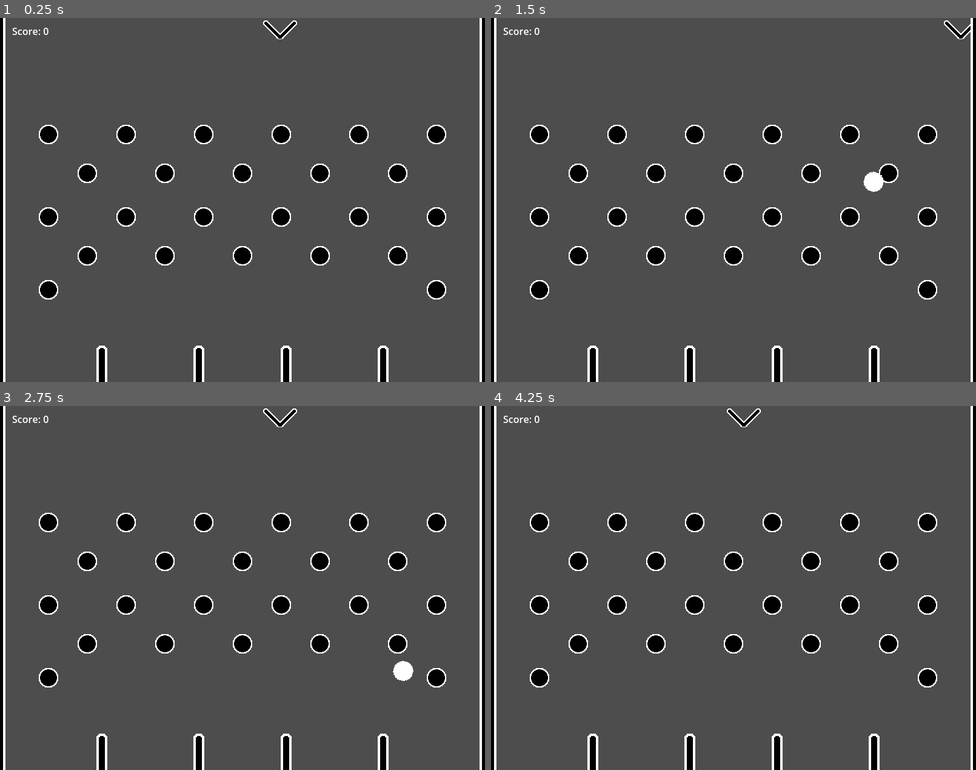
Above: before the commit, frames 1-4 (two rows, left to right).
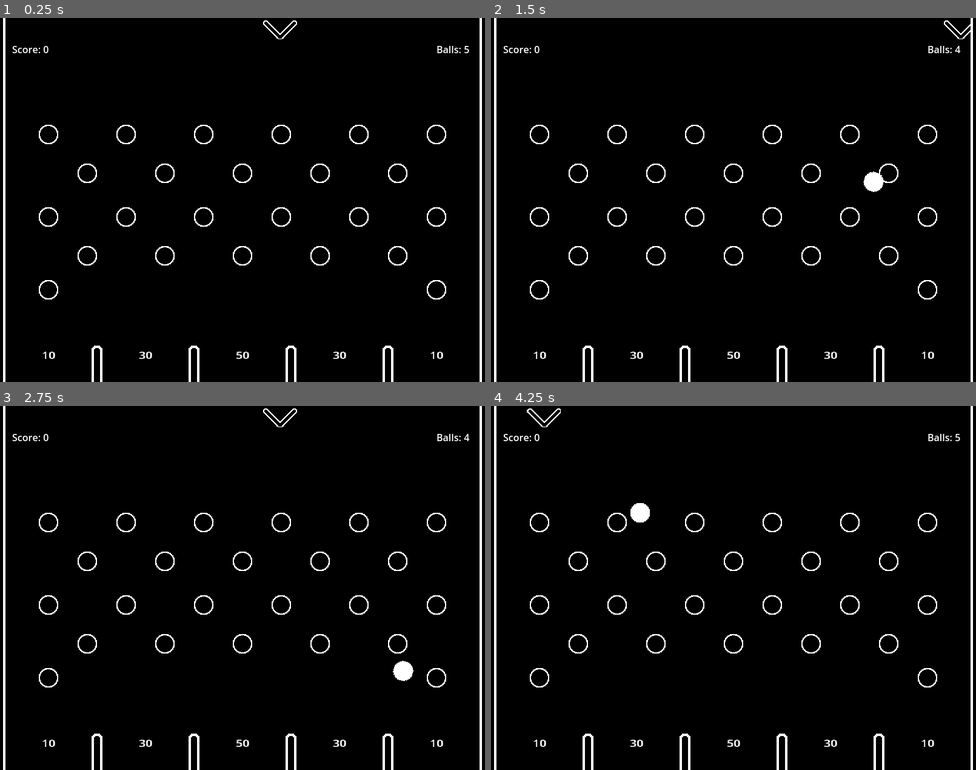
Above: after the commit, the same moments.

Repository: jakoofficial/Pachink
Game: Godot game, scene res://Scenes/board.tscn
The game is run twice, just before and just after one commit, with the same random seed, the same clock (stepped at 60 frames per second) and the same inputs.
Inputs:
- Up to frame 1 (0.25 s): no input
- Up to frame 2 (1.5 s): tap Space (drop_ball) at 0.6, 1.35 s
- Up to frame 3 (2.75 s): tap Space (drop_ball) at 2.1 s
- Up to frame 4 (4.25 s): tap Space (drop_ball) at 2.85, 3.6 s; tap R (restart) at 4.15 s

The runs differ from the first frame. In frame 1, 93% of the frame differs, in the area x 1-99%, y 0-100%; in frame 2, 93%; in frame 3, 93%; in frame 4, 93%.

Commit message:
Made it so the score and the ball counter works as intended, Scoring can now be done by hitting the corosponding area. A simple points text is also being show based on the points given in the area.

Diff:
--- a/Nodes/ball.tscn
+++ b/Nodes/ball.tscn
@@ -9,7 +9,7 @@
 [sub_resource type="CircleShape2D" id="CircleShape2D_na5tg"]
 radius = 16.0
 
-[node name="Ball" type="RigidBody2D"]
+[node name="Ball" type="RigidBody2D" groups=["Ball"]]
 physics_material_override = SubResource("PhysicsMaterial_7jfwp")
 script = ExtResource("1_tibpq")
 
--- a/Nodes/gui.tscn
+++ b/Nodes/gui.tscn
@@ -1,4 +1,6 @@
-[gd_scene format=3 uid="uid://bk86wlashke5x"]
+[gd_scene load_steps=2 format=3 uid="uid://bk86wlashke5x"]
+
+[ext_resource type="Script" path="res://Scripts/gui.gd" id="1_mkaq4"]
 
 [node name="GUI" type="Control"]
 layout_mode = 3
@@ -7,12 +9,26 @@
 anchor_bottom = 1.0
 grow_horizontal = 2
 grow_vertical = 2
+script = ExtResource("1_mkaq4")
 
 [node name="ScoreText" type="Label" parent="."]
 layout_mode = 0
 offset_left = 20.0
-offset_top = 10.0
+offset_top = 40.0
 offset_right = 81.0
-offset_bottom = 33.0
+offset_bottom = 63.0
 text = "Score: 0"
 vertical_alignment = 1
+
+[node name="BallsLeftText" type="Label" parent="."]
+layout_mode = 1
+anchors_preset = 1
+anchor_left = 1.0
+anchor_right = 1.0
+offset_left = -80.0
+offset_top = 40.0
+offset_right = -19.0
+offset_bottom = 63.0
+grow_horizontal = 0
+text = "Balls: 0"
+vertical_alignment = 1
--- a/Nodes/point_area.tscn
+++ b/Nodes/point_area.tscn
@@ -6,9 +6,26 @@
 size = Vector2(128, 20)
 
 [node name="PointArea" type="Area2D"]
+scale = Vector2(1.2, 1)
 script = ExtResource("1_ghksd")
 
 [node name="CollisionShape2D" type="CollisionShape2D" parent="."]
 shape = SubResource("RectangleShape2D_djhc4")
 
+[node name="pointsText" type="Label" parent="."]
+anchors_preset = 7
+anchor_left = 0.5
+anchor_top = 1.0
+anchor_right = 0.5
+anchor_bottom = 1.0
+offset_left = -24.5
+offset_top = -64.0
+offset_right = 24.5
+offset_bottom = -41.0
+grow_horizontal = 2
+grow_vertical = 0
+text = "Points"
+horizontal_alignment = 1
+vertical_alignment = 1
+
 [connection signal="body_entered" from="." to="." method="_on_body_entered"]
--- a/Scenes/board.tscn
+++ b/Scenes/board.tscn
@@ -15,22 +15,23 @@
 [node name="Barriers" type="Node2D" parent="."]
 position = Vector2(0, 40)
 metadata/_edit_group_ = true
+metadata/_edit_lock_ = true
 
 [node name="PointBarrier" parent="Barriers" instance=ExtResource("1_dh0si")]
 position = Vector2(0, 300)
 scale = Vector2(2, 10)
 
 [node name="PointBarrier2" parent="Barriers" instance=ExtResource("1_dh0si")]
-position = Vector2(168, 600)
+position = Vector2(160, 600)
 
 [node name="PointBarrier3" parent="Barriers" instance=ExtResource("1_dh0si")]
-position = Vector2(328, 600)
+position = Vector2(320, 600)
 
 [node name="PointBarrier4" parent="Barriers" instance=ExtResource("1_dh0si")]
-position = Vector2(472, 600)
+position = Vector2(480, 600)
 
 [node name="PointBarrier5" parent="Barriers" instance=ExtResource("1_dh0si")]
-position = Vector2(632, 600)
+position = Vector2(640, 600)
 
 [node name="PointBarrier6" parent="Barriers" instance=ExtResource("1_dh0si")]
 position = Vector2(800, 300)
@@ -39,6 +40,7 @@
 [node name="pins_row1" type="Node2D" parent="."]
 position = Vector2(-48, 0)
 metadata/_edit_group_ = true
+metadata/_edit_lock_ = true
 
 [node name="pin" parent="pins_row1" instance=ExtResource("3_ljybg")]
 position = Vector2(128, 192)
@@ -76,6 +78,7 @@
 [node name="pins_row2" type="Node2D" parent="."]
 position = Vector2(-48, 136)
 metadata/_edit_group_ = true
+metadata/_edit_lock_ = true
 
 [node name="pin" parent="pins_row2" instance=ExtResource("3_ljybg")]
 position = Vector2(128, 192)
@@ -116,12 +119,26 @@
 [node name="pin13" parent="pins_row2" instance=ExtResource("3_ljybg")]
 position = Vector2(768, 312)
 
+[node name="ScoreArea" type="Node2D" parent="."]
+
+[node name="PointArea" parent="ScoreArea" instance=ExtResource("5_plc3f")]
+position = Vector2(80, 608)
+
+[node name="PointArea2" parent="ScoreArea" instance=ExtResource("5_plc3f")]
+position = Vector2(240, 608)
+points = 30
+
+[node name="PointArea3" parent="ScoreArea" instance=ExtResource("5_plc3f")]
+position = Vector2(400, 608)
+points = 50
+
+[node name="PointArea4" parent="ScoreArea" instance=ExtResource("5_plc3f")]
+position = Vector2(560, 608)
+points = 30
+
+[node name="PointArea5" parent="ScoreArea" instance=ExtResource("5_plc3f")]
+position = Vector2(720, 608)
+
 [node name="CanvasLayer" type="CanvasLayer" parent="."]
 
 [node name="GUI" parent="CanvasLayer" instance=ExtResource("4_fyud1")]
-
-[node name="ScoreArea" type="Node2D" parent="."]
-
-[node name="PointArea" parent="ScoreArea" instance=ExtResource("5_plc3f")]
-position = Vector2(84, 608)
-scale = Vector2(1.2, 1)
--- a/Scripts/Indicator.gd
+++ b/Scripts/Indicator.gd
@@ -18,6 +18,8 @@
 		ball_inst.global_position = Vector2(spawner.global_position.x, spawner.global_position.y)
 		get_tree().root.add_child(ball_inst)
 		Manager.canSpawn = false
+		Manager.balls_left -= 1
+
 
 func _physics_process(delta: float) -> void:
 	var posX = self.global_position.x
--- a/Scripts/Manager.gd
+++ b/Scripts/Manager.gd
@@ -4,9 +4,12 @@
 var balls_left: int = 5
 var canSpawn:bool = true
 
+func reset():
+	score = 0
+	balls_left = 5
 
 func _input(event: InputEvent) -> void:
 	if event.is_action_pressed("quit"):
 		get_tree().quit()
 	if event.is_action_pressed("restart"):
-		get_tree().reload_current_scene()
+		reset()
--- /dev/null
+++ b/Scripts/gui.gd
@@ -0,0 +1,12 @@
+extends Control
+
+@onready var score_text = $ScoreText
+@onready var balls_left_text = $BallsLeftText
+
+func _ready() -> void:
+	score_text.text = str(Manager.score)
+	balls_left_text.text = str(Manager.balls_left)
+
+func _process(delta: float) -> void:
+	score_text.text = "Score: " + str(Manager.score)
+	balls_left_text.text = "Balls: "+str(Manager.balls_left)
--- a/Scripts/point_area.gd
+++ b/Scripts/point_area.gd
@@ -1,9 +1,12 @@
 extends Area2D
 
 @export var points: int = 10
+@onready var points_text = $pointsText
+
+func _ready() -> void:
+	points_text.text = str(points)
 
 func _on_body_entered(body: Node2D) -> void:
 	if body.is_in_group("Ball"):
 		Manager.score += points
-		Manager.balls_left -= 1
 		Manager.canSpawn = true
--- a/project.godot
+++ b/project.godot
@@ -24,6 +24,10 @@
 window/size/viewport_width=800
 window/size/viewport_height=600
 
+[global_group]
+
+Ball=""
+
 [input]
 
 quit={
@@ -49,3 +53,4 @@
 textures/canvas_textures/default_texture_filter=0
 renderer/rendering_method="gl_compatibility"
 renderer/rendering_method.mobile="gl_compatibility"
+environment/defaults/default_clear_color=Color(0, 0, 0, 1)
